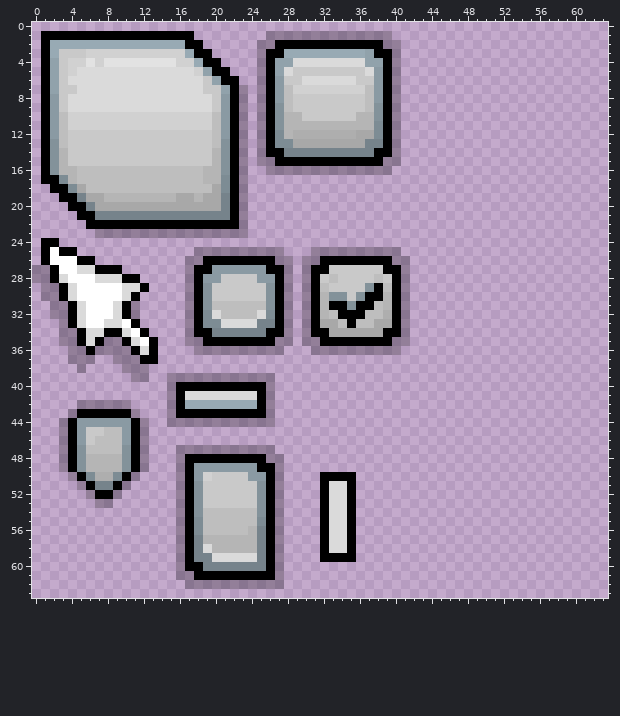
Pixel-art sprite: bin/data/warr_engine/ui/simple_ui.png. Above: the version before the commit.
The file is 64x64 pixels. Pixels under 10% opacity are left out. Colours within 5 levels of each other are drawn and written as one.
The same view after the edit:
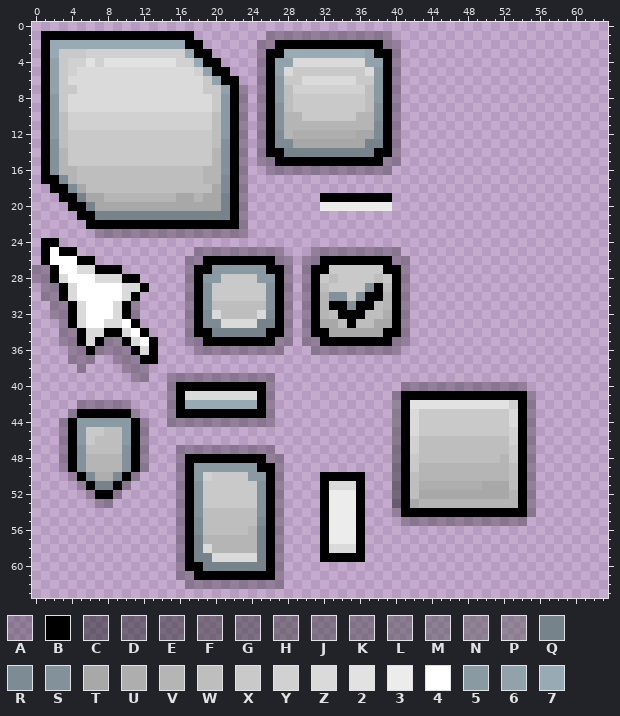
Palette (. is transparent): A #00000040  B #000000  C #09090971  D #12121271  E #18181871  F #20202071  G #26262671  H #2e2e2e71  J #34343471  K #3c3c3c71  L #43434371  M #4a4a4a71  N #52525271  P #58585871  Q #76838b  R #7d8c94  S #83929a  T #a8a8a8  U #aeaeae  V #b5b5b5  W #bebebe  X #c9c9c9  Y #d1d1d1  Z #dadada  2 #e2e2e2  3 #ececec  4 #ffffff  5 #8a9aa3  6 #91a2ab  7 #98aab4
The exact change:
Colour 2 now appears in row 42 at x 42 to 52.
Colour 3 now appears in row 20 at x 32 to 39.
The author changed colour B to colour 3 in rows 52 to 57 at x 35.
The author changed colour Z to colour 3 in rows 52 to 57 at x 33 to 34.
Colour A now appears in row 40 at x 41 to 54; in row 41 at x 40 and 55; in rows 42 to 53 at x 55; in row 54 at x 40 and 55; in row 55 at x 41 to 54.
Colour B now appears in row 19 at x 32 to 39; in row 41 at x 41 to 54; in rows 42 to 49 at x 41 and 54; in rows 50 to 53 at x 36, 41 and 54; in row 54 at x 36 and 41 to 54; in rows 55 to 59 at x 36.
Colour C now appears in row 53 at x 40.
Colour D now appears in row 52 at x 40.
Colour E now appears in row 51 at x 40.
Colour F now appears in row 50 at x 40.
Colour G now appears in row 49 at x 40.
Colour H now appears in row 48 at x 40.
Colour J now appears in row 47 at x 40.
Colour K now appears in row 46 at x 40.
Colour L now appears in row 45 at x 40.
Colour M now appears in row 44 at x 40.
Colour N now appears in row 43 at x 40.
Colour P now appears in row 42 at x 40.
Colour T now appears in row 51 at x 50 to 52; in row 52 at x 43 to 52; in row 53 at x 42.
Colour U now appears in row 51 at x 43 to 49.
Colour V now appears in row 48 at x 52; in rows 49 to 50 at x 43 to 52; in row 52 at x 53; in row 53 at x 43 to 53.
Colour W now appears in rows 46 to 47 at x 43 to 52; in row 48 at x 43 to 51; in row 49 at x 53; in rows 50 to 51 at x 42 and 53; in row 52 at x 42.
Colour X now appears in rows 43 to 45 at x 43 to 52; in row 47 at x 53; in row 48 at x 42 and 53; in row 49 at x 42.
Colour Y now appears in row 42 at x 53; in row 45 at x 53; in row 46 at x 42 and 53; in row 47 at x 42.
Colour Z now appears in rows 43 to 44 at x 42 and 53; in row 45 at x 42.
The author changed colour B to colour Z in row 51 at x 35; in row 58 at x 35.
Pixel boxes of the changes (left, top, right, bottom) in both pictures:
added: (320, 193, 392, 211)
changed: (329, 382, 536, 562)
